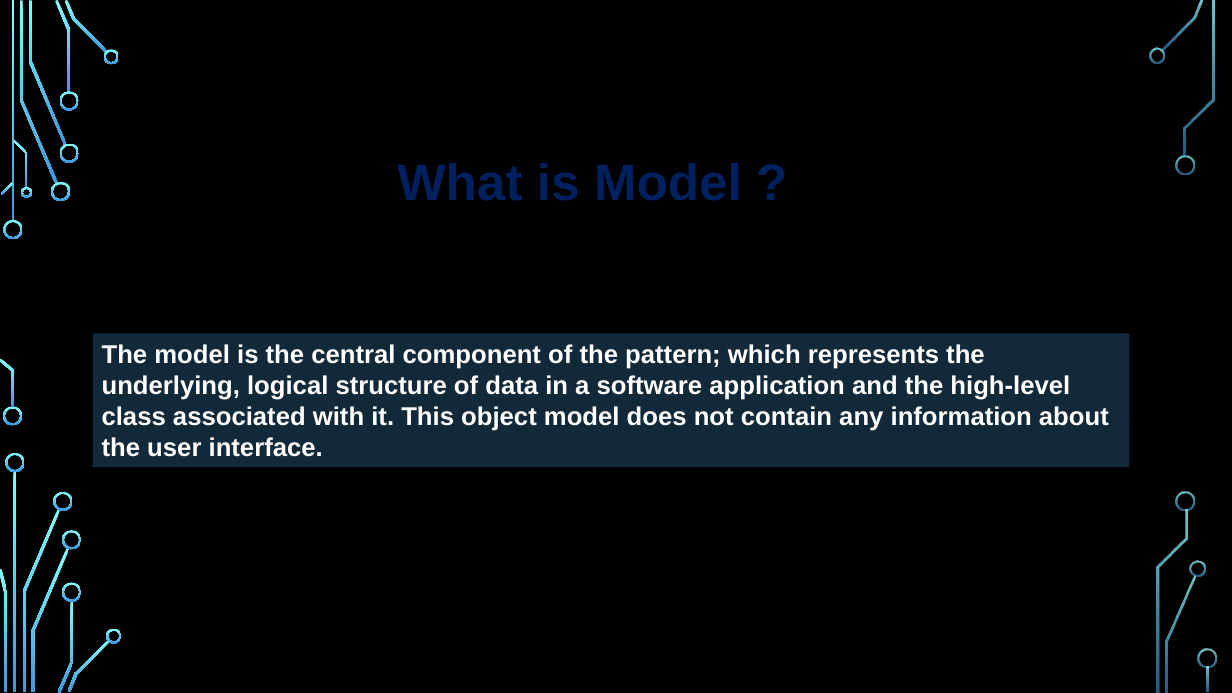
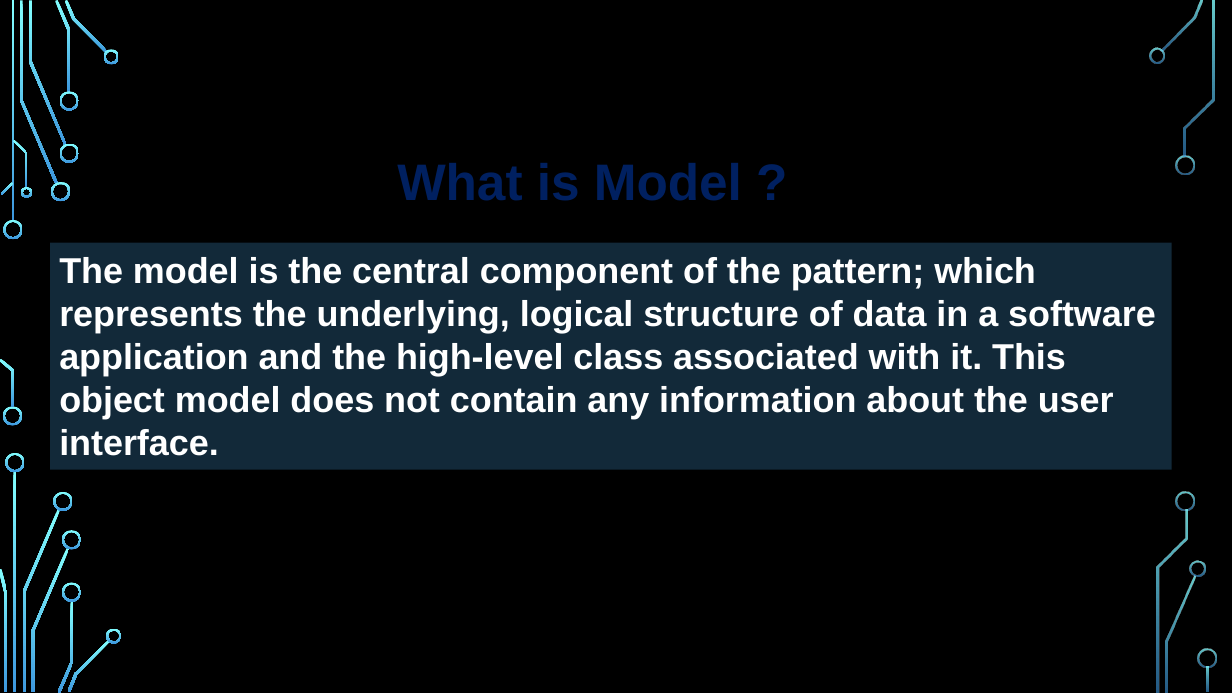
Before and after one commit to bugChanger/E-receipit_for_CSE404, a slide deck: slide 3 of MVC_video.pptx. Drawn at 1232x693 pixels with LibreOffice and Linux fonts; fonts in the diff are those of the drawing; background and template pictures are left out. Boxes give left, top, right and bottom in pixels: in the first picture for what was removed or moved away, otherwise in the second. Text is boxed around its words. In the diff, an @@ line names an element or a change of style, - is before the commit and + after.

```diff
--- a/MVC_video.pptx
+++ b/MVC_video.pptx
@@ rectangle "The model is the central ...": place and size @@
-rectangle "The model is the central ..." at box(92, 334, 1129, 468)
+rectangle "The model is the central ..." at box(50, 242, 1172, 470)
@@ rectangle "The model is the central ..." at box(50, 242, 1172, 470): size 20 to 28 pt @@
```
Also in this commit, not shown: 2 other slides changed, 1 other file.
